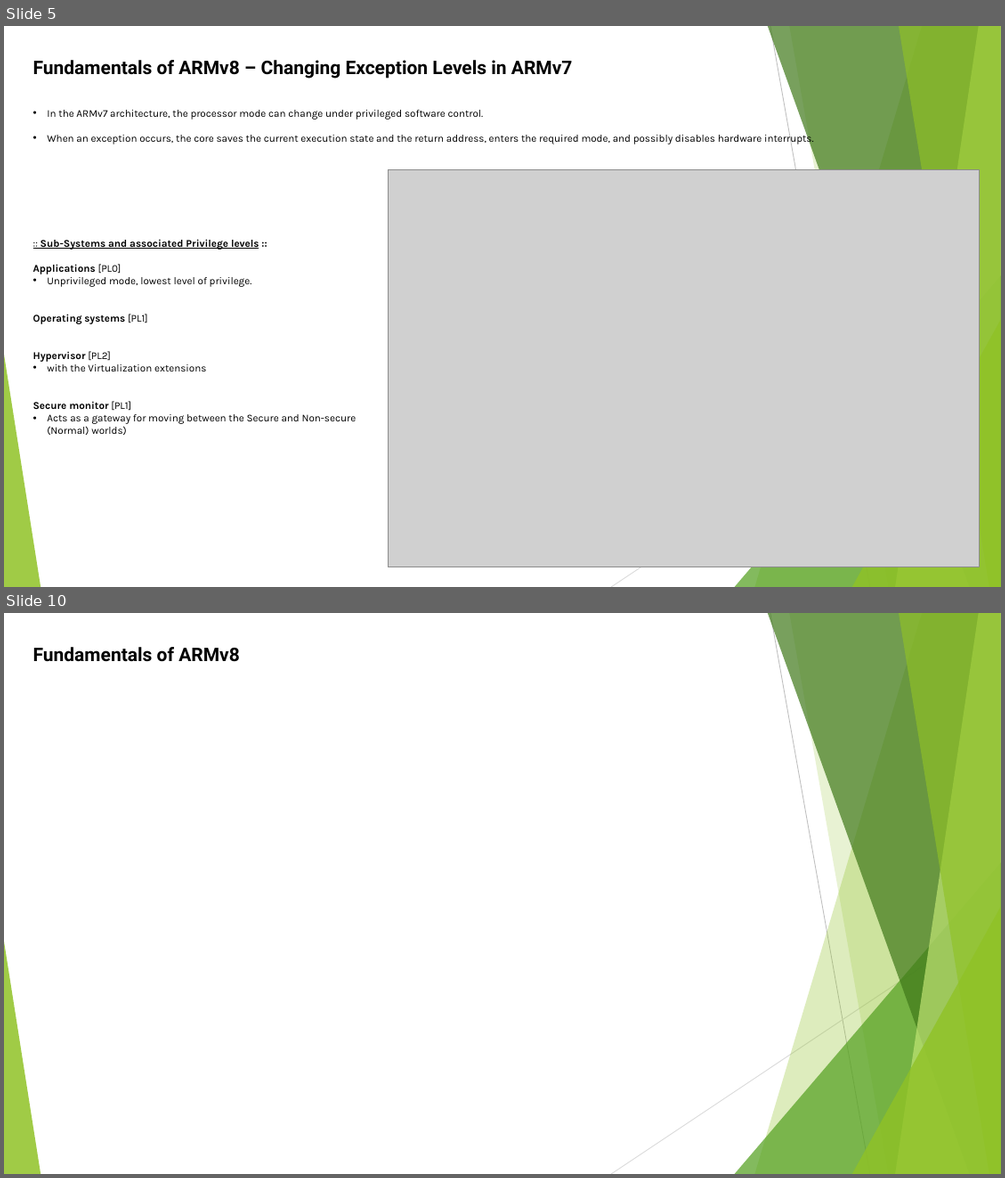
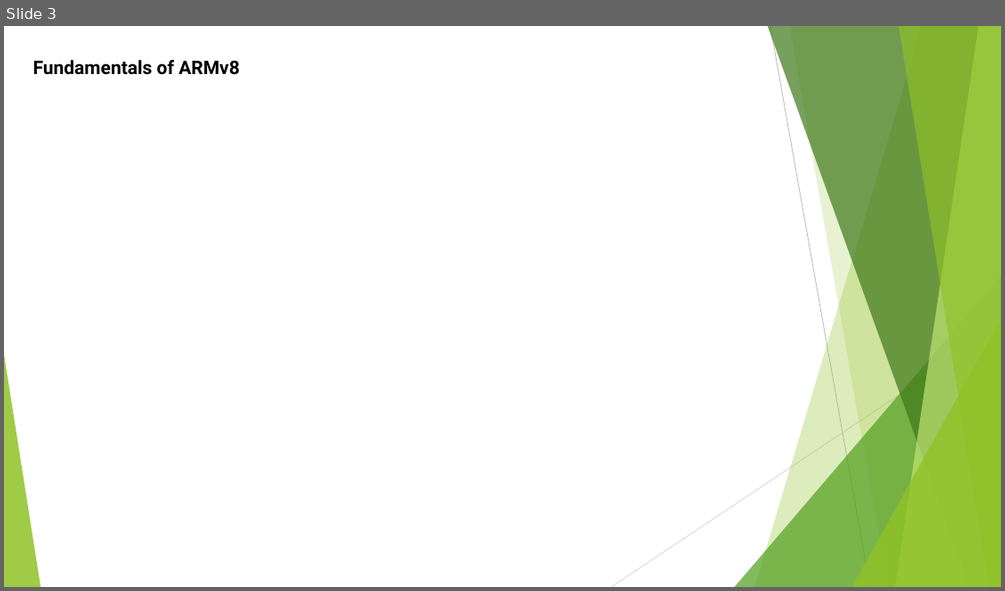
Before and after one commit to softwaresunleashed/ebook_writing, a slide deck: Presentations/ARM_PPTs/Ch4_ARMv8_Registers.pptx. Shown one above the other, each under a label of ours: slides 5 and 10 before the commit, slide 3 after it; the slides between them are not shown. The pictures are 1005x1178 and 1005x591 pixels, drawn with LibreOffice and Linux fonts; fonts in the diff are those of the drawing; grey boxes stand for pictures. Boxes give left, top, right and bottom in pixels: in the first picture for what was removed or moved away, otherwise in the second. Text is boxed around its words. In the diff, an @@ line names an element or a change of style, - is before the commit and + after.

```diff
--- a/Presentations/ARM_PPTs/Ch4_ARMv8_Registers.pptx
+++ b/Presentations/ARM_PPTs/Ch4_ARMv8_Registers.pptx
@@ slide 5 removed at box(4, 26, 1001, 587), background #FFFFFF; not listed: 10 template elements that a slide beside it also shows @@
@@ text removed at box(33, 60, 573, 79) @@
-Fundamentals of ARMv8 – Changing Exception Levels in ARMv7
@@ text removed at box(47, 110, 484, 119) @@
-• In the ARMv7 architecture, the processor mode can change under privileged software control.
@@ text removed at box(47, 132, 814, 144) @@
-• When an exception occurs, the core saves the current execution state and the return address, enters the required mode, and possibly disables hardware interrupts.
@@ picture removed at box(388, 170, 979, 567) @@
@@ text removed at box(33, 239, 356, 435) @@
-:: Sub-Systems and associated Privilege levels ::
-Applications [PL0]
-• Unprivileged mode, lowest level of privilege.
-Operating systems [PL1]
-Hypervisor [PL2]
-• with the Virtualization extensions
-Secure monitor [PL1]
-• Acts as a gateway for moving between the Secure and Non-secure (Normal) worlds)
@@ what was slide 10 is now slide 3 @@
```
Also in this commit, not shown: 2 slides changed, 6 other slides removed, 1 other file.
